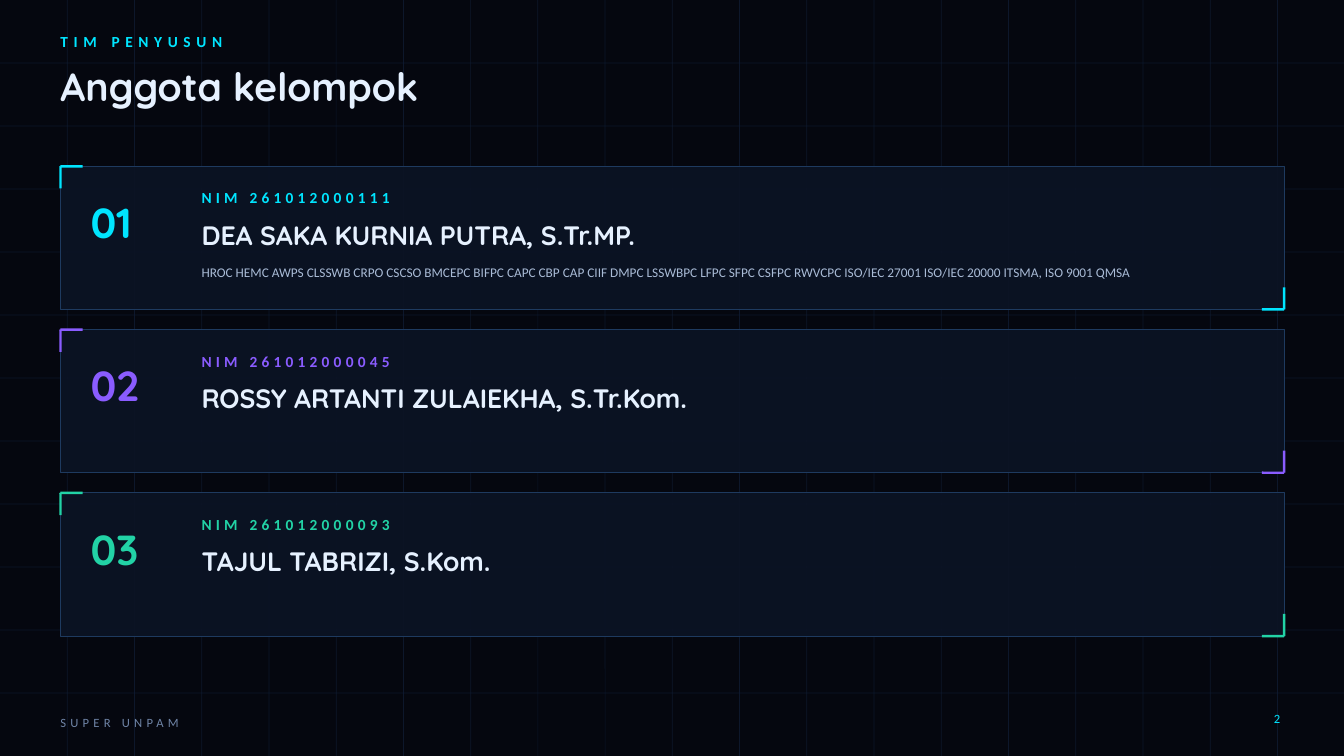
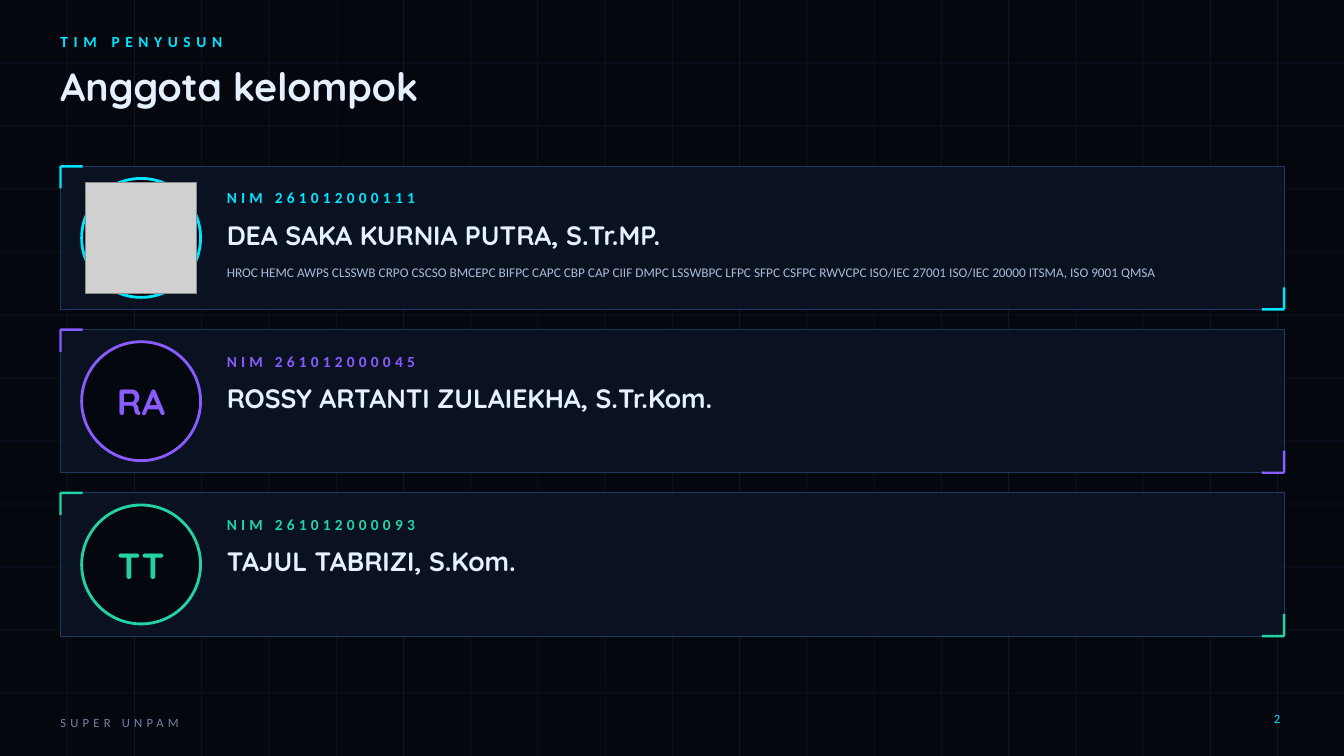
Before and after one commit to DSKPutra/super-unpam, a slide deck: slide 2 of docs/Analisis-Gerbang-Keluar-Super-UNPAM-v2.pptx. Drawn at 1344x756 pixels with LibreOffice and Linux fonts; fonts in the diff are those of the drawing; grey boxes stand for pictures; background and template pictures are left out. Boxes give left, top, right and bottom in pixels: in the first picture for what was removed or moved away, otherwise in the second. Text is boxed around its words. In the diff, an @@ line names an element or a change of style, - is before the commit and + after.

```diff
--- a/docs/Analisis-Gerbang-Keluar-Super-UNPAM-v2.pptx
+++ b/docs/Analisis-Gerbang-Keluar-Super-UNPAM-v2.pptx
@@ ellipse added at (x1=82, y1=178, x2=201, y2=297), fill #05070F, outline #00E5FF 2 pt @@
@@ picture added at (x1=86, y1=182, x2=197, y2=293) @@
@@ text removed at (x1=91, y1=208, x2=132, y2=239) @@
-01
@@ text "DEA SAKA KURNIA PUTRA, S.Tr.MP." moved from (x1=202, y1=226, x2=635, y2=249) to (x1=227, y1=226, x2=660, y2=249) @@
@@ text "HROC HEMC AWPS CLSSWB CRPO ..." moved from (x1=202, y1=268, x2=1130, y2=279) to (x1=227, y1=268, x2=1155, y2=279) @@
@@ ellipse added at (x1=82, y1=342, x2=201, y2=461), fill #05070F, outline #8A5CFF 2 pt @@
@@ text removed at (x1=91, y1=371, x2=139, y2=402) @@
-02
@@ text added at (x1=117, y1=389, x2=165, y2=415), 26 pt, text #8A5CFF, bold @@
+RA
@@ text "ROSSY ARTANTI ZULAIEKHA, S.Tr.Kom." moved from (x1=202, y1=389, x2=687, y2=412) to (x1=227, y1=389, x2=713, y2=412) @@
@@ ellipse added at (x1=82, y1=505, x2=201, y2=624), fill #05070F, outline #22D3A6 2 pt @@
@@ text removed at (x1=91, y1=535, x2=139, y2=566) @@
-03
@@ 3 texts moved together from (x1=202, y1=192, x2=390, y2=530) to (x1=227, y1=192, x2=415, y2=530) @@
@@ text added at (x1=118, y1=553, x2=165, y2=579), 26 pt, text #22D3A6, bold @@
+TT
@@ text "TAJUL TABRIZI, S.Kom." moved from (x1=202, y1=552, x2=491, y2=575) to (x1=227, y1=552, x2=516, y2=575) @@
```
